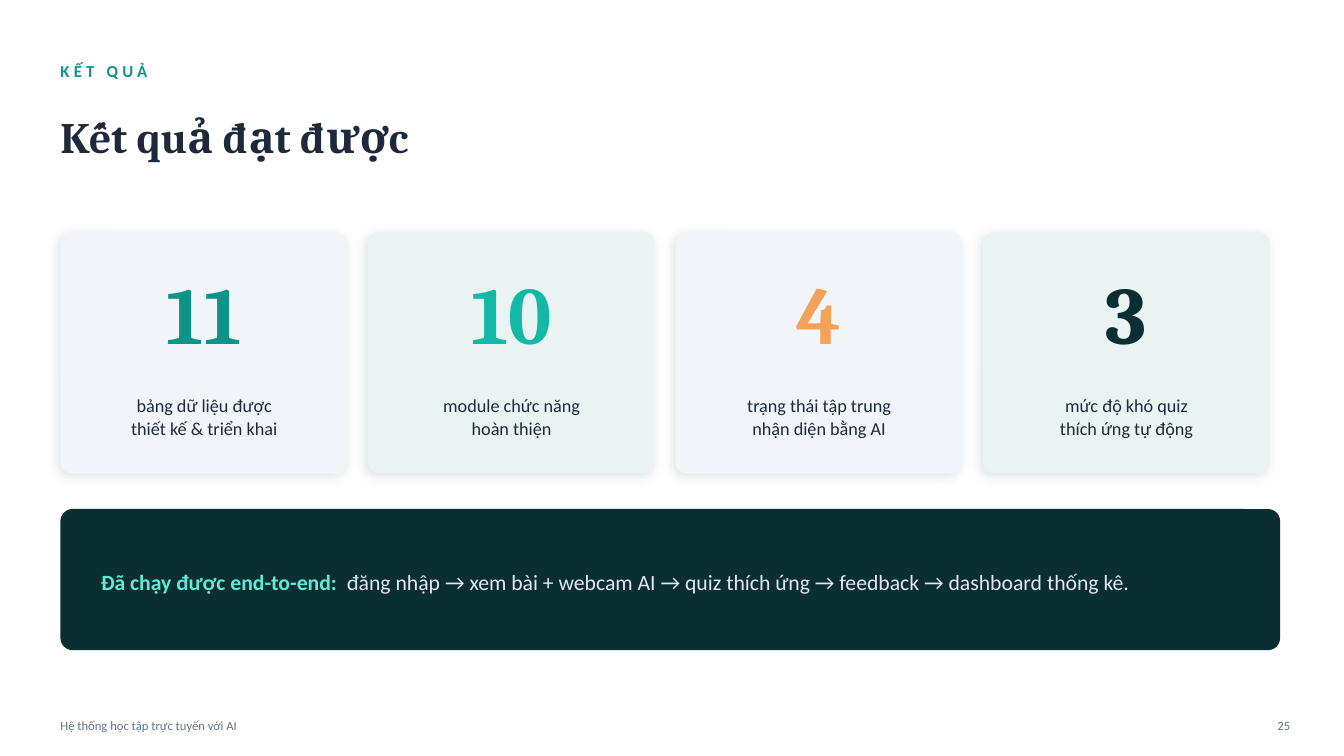
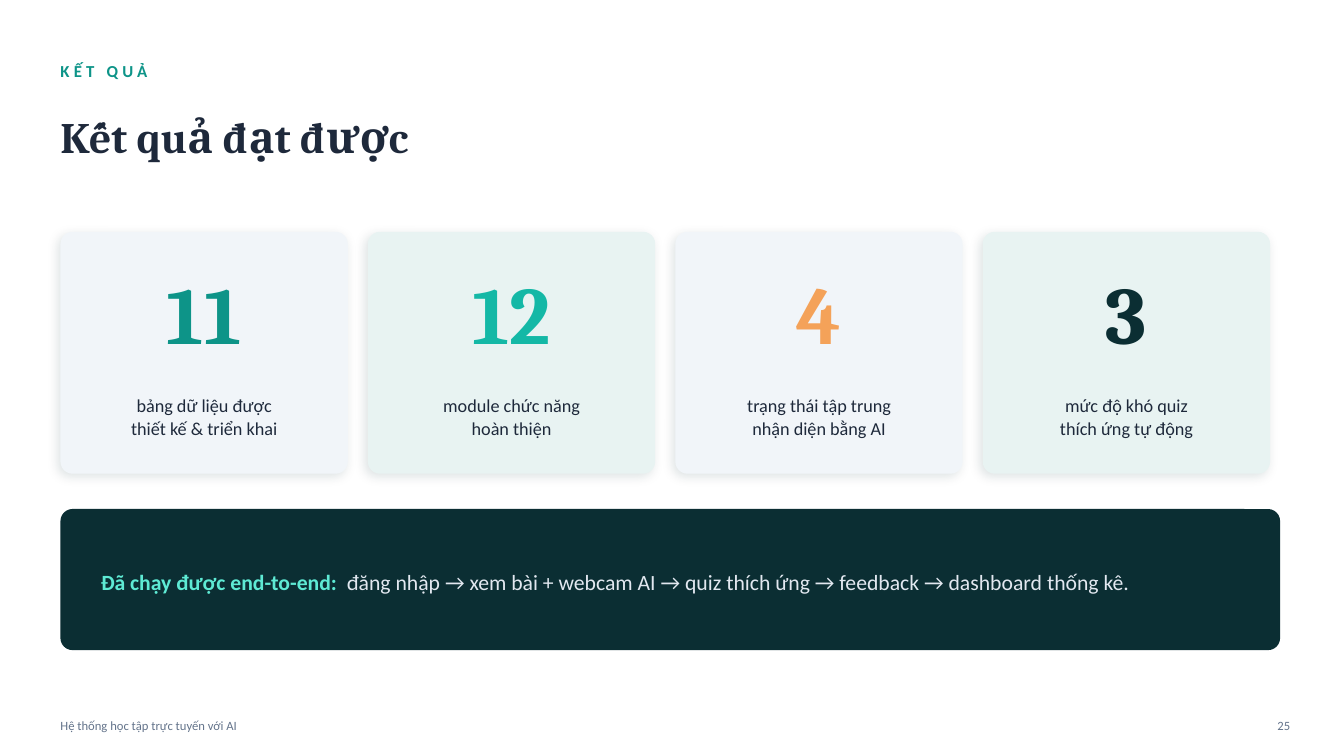
Before and after one commit to THiep03/final-example, a slide deck: slide 25 of Thuyet_trinh_DATN.pptx. Drawn at 1344x756 pixels with LibreOffice and Linux fonts; fonts in the diff are those of the drawing. Boxes give left, top, right and bottom in pixels: in the first picture for what was removed or moved away, otherwise in the second. Text is boxed around its words. In the diff, an @@ line names an element or a change of style, - is before the commit and + after.

```diff
--- a/Thuyet_trinh_DATN.pptx
+++ b/Thuyet_trinh_DATN.pptx
@@ text at box(472, 289, 550, 344): text changed @@
-10
+12
```
Also in this commit, not shown: 5 other slides changed, 2 other files.
